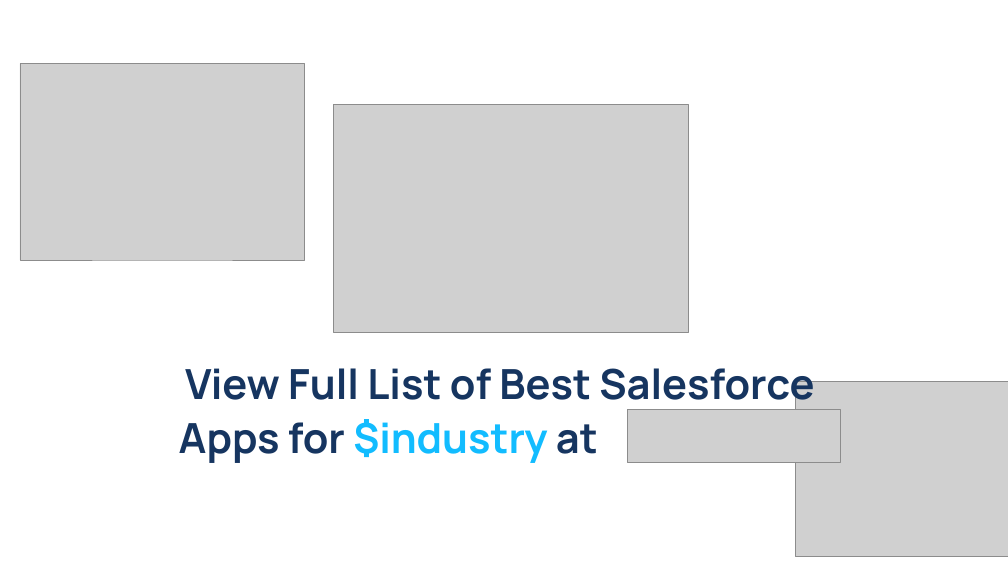
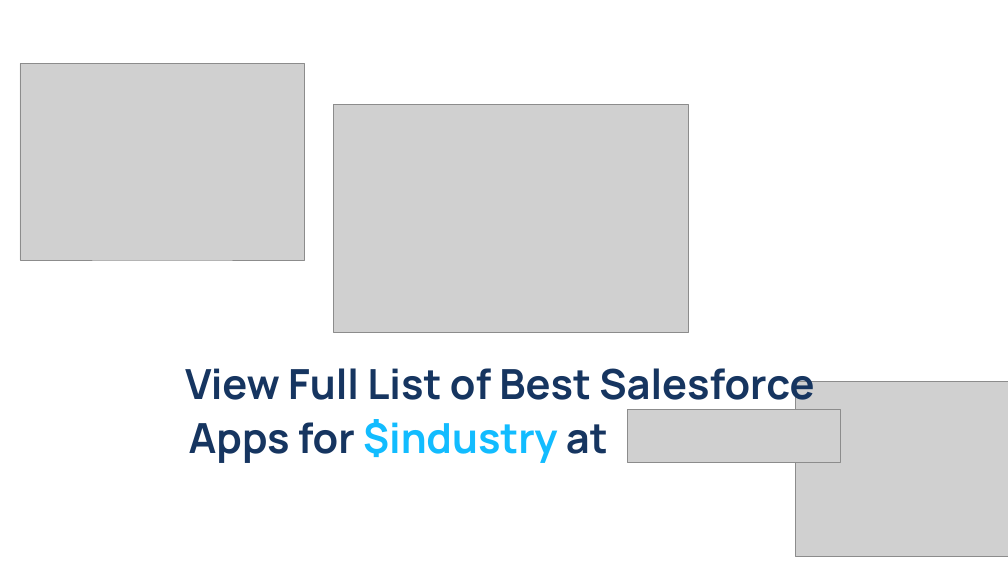
Before and after one commit to slovvpoke/presentation_generator, a slide deck: slide 12 of Copy of SFApps.info Best Apps Presentation Template.pptx. Drawn at 1008x567 pixels with LibreOffice and Linux fonts; fonts in the diff are those of the drawing; grey boxes stand for pictures; background and template pictures are left out. Boxes give left, top, right and bottom in pixels: in the first picture for what was removed or moved away, otherwise in the second. Text is boxed around its words. In the diff, an @@ line names an element or a change of style, - is before the commit and + after.

Commit message:
Change text alignment to right on closing slide in presentation template

```diff
--- a/Copy of SFApps.info Best Apps Presentation Template.pptx
+++ b/Copy of SFApps.info Best Apps Presentation Template.pptx
@@ text "Apps for $industry at": place and size @@
-text "Apps for $industry at" at [179,419,598,463]
+text "Apps for $industry at" at [189,419,608,463]
@@ text "Apps for $industry at" at [189,419,608,463]: alignment centre to right @@
```
Also in this commit, not shown: 10 other slides changed, 2 other files.
